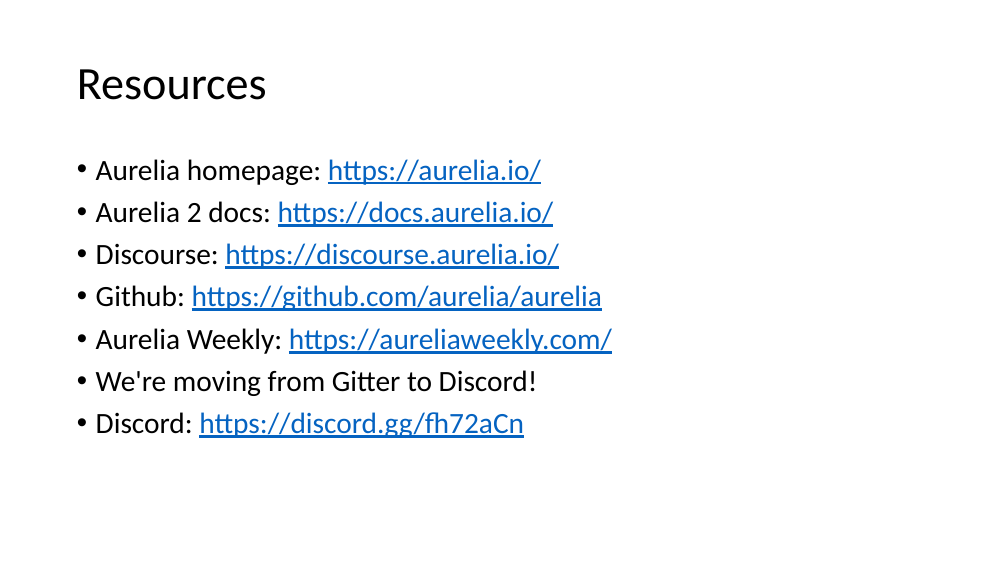
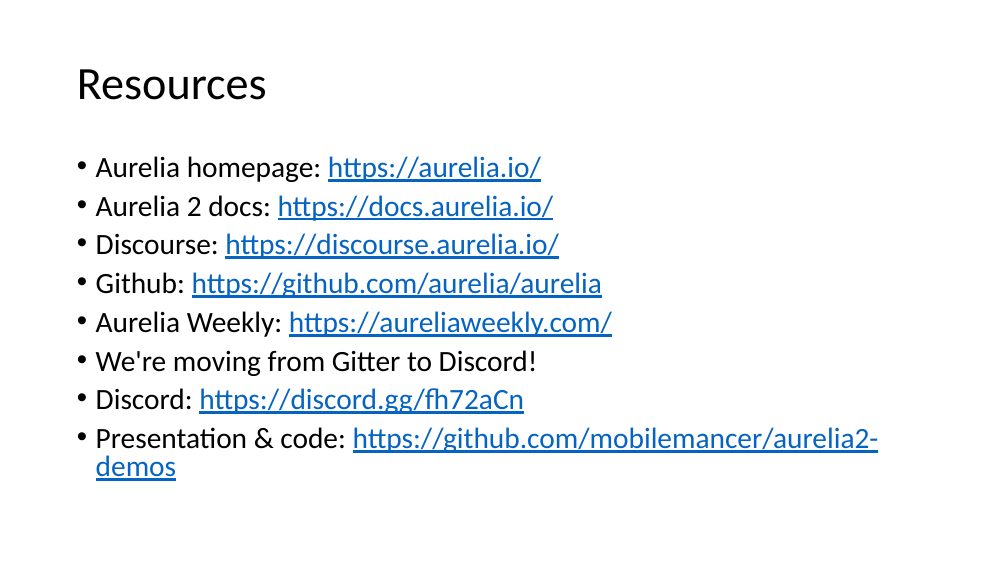
Before and after one commit to mobilemancer/aurelia2-demos, a slide deck: slide 53 of Presentations/Aurelia2 The new Hotness.pptx (slide 52 before the commit). Drawn at 1008x567 pixels with LibreOffice and Linux fonts; fonts in the diff are those of the drawing. Boxes give left, top, right and bottom in pixels: in the first picture for what was removed or moved away, otherwise in the second. Text is boxed around its words. In the diff, an @@ line names an element or a change of style, - is before the commit and + after.

```diff
--- a/Presentations/Aurelia2 The new Hotness.pptx
+++ b/Presentations/Aurelia2 The new Hotness.pptx
@@ text at [96,156,612,414]: line spacing 0.9 to 0.8 @@
@@ text at [96,427,879,481]: paragraph added @@
+• Presentation & code: https://github.com/mobilemancer/aurelia2-demos
```
Also in this commit, not shown: 14 other slides changed, 1 slide added, 1 other file.
